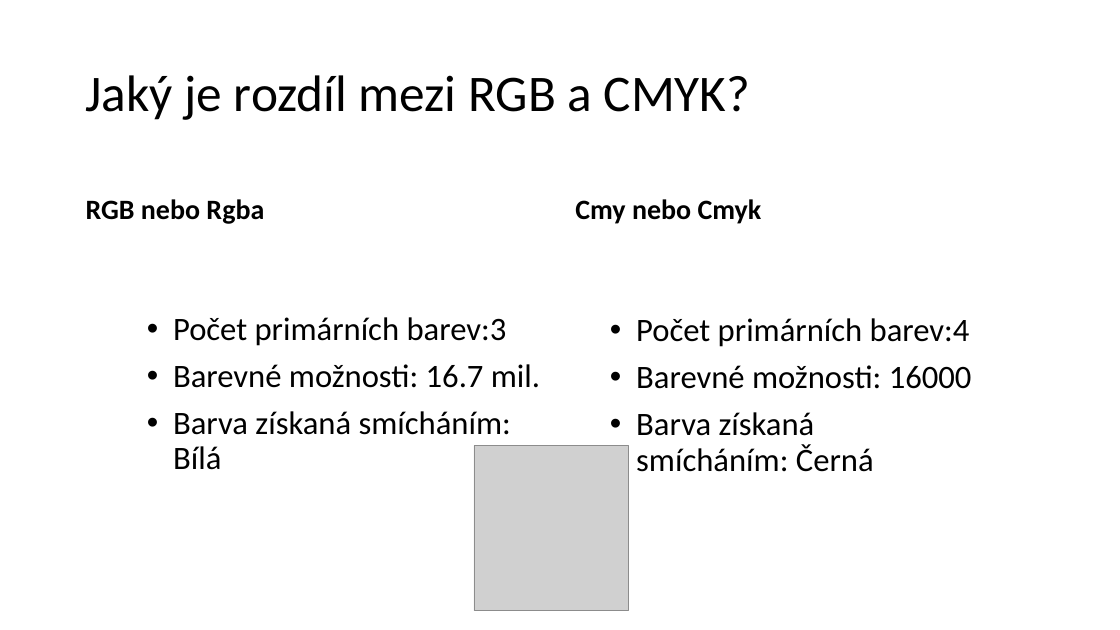
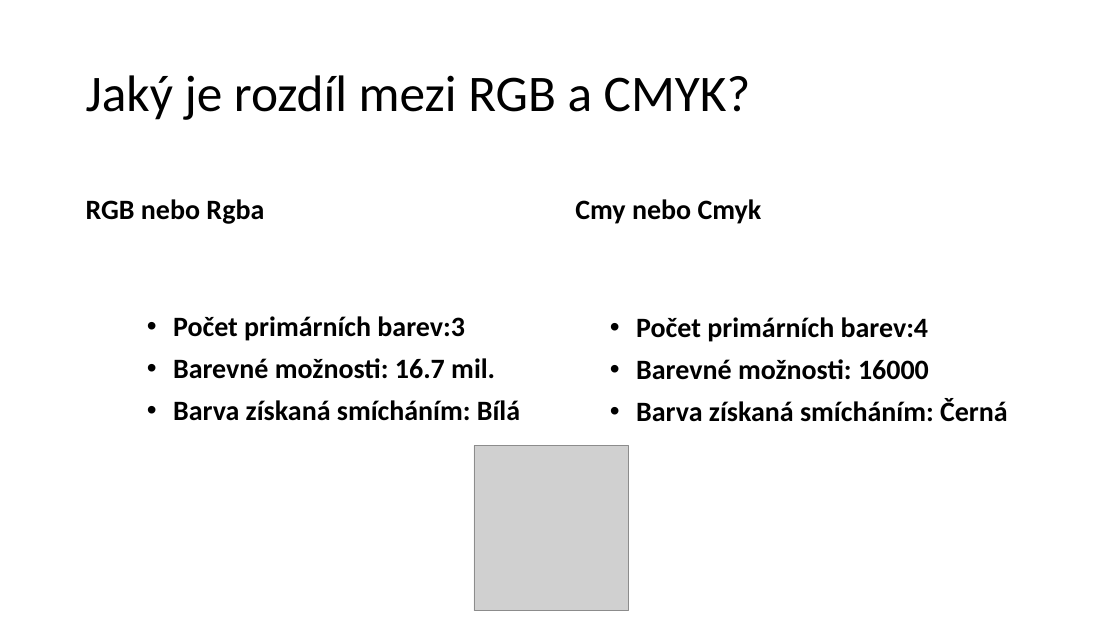
Before and after one commit to ibabayev7/barva, a slide deck: slide 8 of Presentation for IT.pptx. Drawn at 1120x630 pixels with LibreOffice and Linux fonts; fonts in the diff are those of the drawing; grey boxes stand for pictures. Boxes give left, top, right and bottom in pixels: in the first picture for what was removed or moved away, otherwise in the second. Text is boxed around its words. In the diff, an @@ line names an element or a change of style, - is before the commit and + after.

```diff
--- a/Presentation for IT.pptx
+++ b/Presentation for IT.pptx
@@ text "Počet primárních barev:3" at <box>173,316,520,421</box>: size 28 to 24 pt, bold on @@
@@ text "Počet primárních barev:4" at <box>636,317,1008,422</box>: size 28 to 24 pt, bold on @@
```
Also in this commit, not shown: 14 other slides changed.
